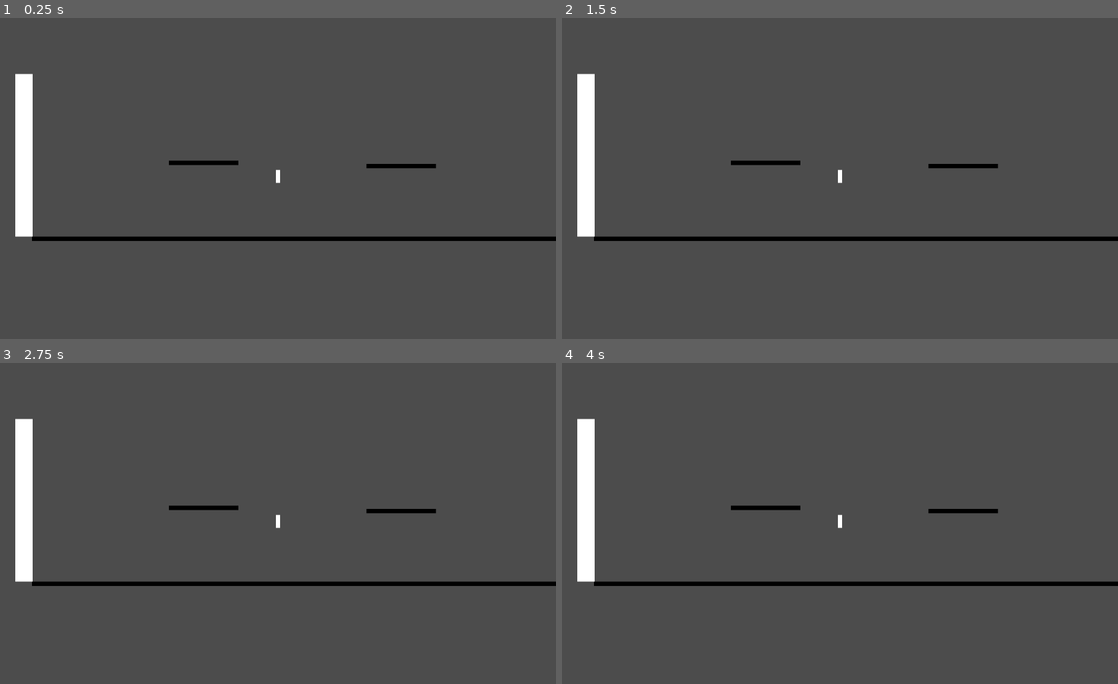
Above: before the commit, frames 1-4 (two rows, left to right).
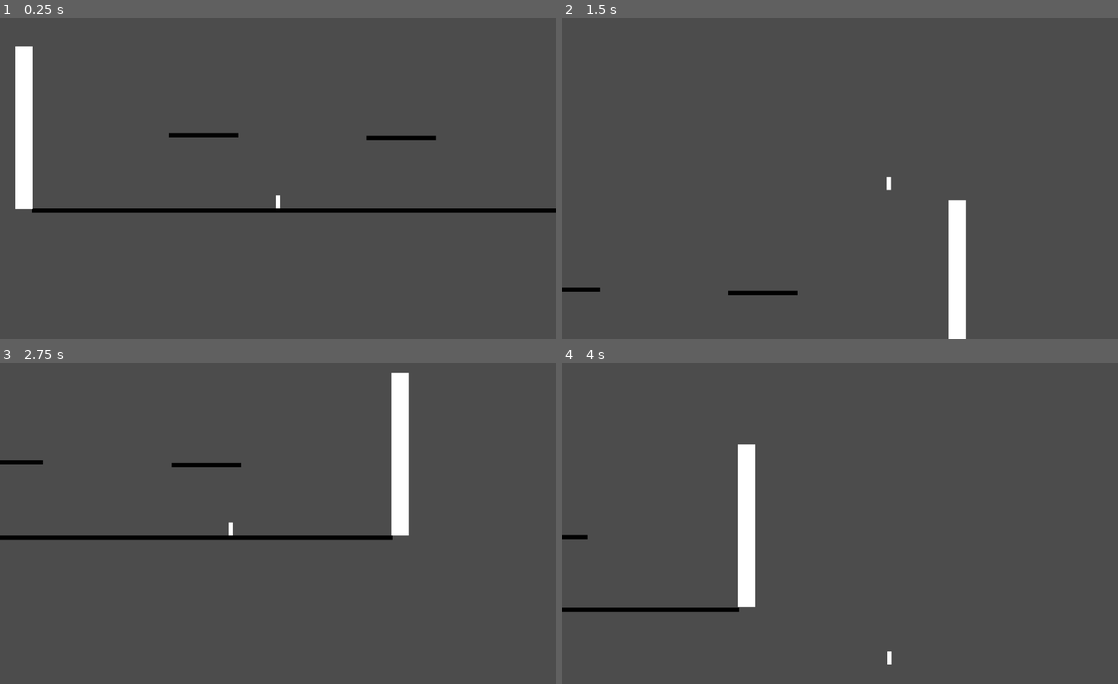
Above: after the commit, the same moments.

Repository: TylerZonies/LetsSmokeSomeWeed
Game: Godot game, scene res://Scenes/Levels/Level1.tscn
Same seed, same stepped clock (60 frames per second), same inputs: the game is played once before the commit and once after it.
Inputs:
- Up to frame 1 (0.25 s): no input
- Up to frame 2 (1.5 s): hold D (right) from 0.53 s (still down); tap Space (attack, bound only after the commit) at 0.6 s; tap W (jump) at 0.77, 0.8, 1.07, 1.35 s
- Up to frame 3 (2.75 s): tap W (jump) at 1.52, 1.82, 2.3 s; tap Space (attack, bound only after the commit) at 1.55, 2.1 s; release D (right) at 2.03 s; hold A (left) from 2.03 s (still down)
- Up to frame 4 (4 s): release A (left) at 2.78 s; hold D (right) from 2.78 s (still down); tap Space (attack, bound only after the commit) at 2.85 s; tap W (jump) at 3.02, 3.32, 3.6, 3.77 s

The runs differ from the first frame. In frame 1, 4.0% of the frame differs, in the area x 2-100%, y 8-70%; in frame 2, 5.1%; in frame 3, 6.3%, in the area x 0-100%, y 3-70%; in frame 4, 5.4%.
Error before the commit: Parse Error: The identifier "jump_count" isn't declared in the current scope. (res://Scenes/Characters/MainChar.gd:45)

Commit message:
added basic jab

Diff:
--- /dev/null
+++ b/Area2D.gd
@@ -0,0 +1 @@
+extends Area2D
--- /dev/null
+++ b/Scenes/Attacks/Attack.gd
@@ -0,0 +1,22 @@
+extends Area2D
+class_name Attack
+
+export (int) var damage
+export (int) var startup_frames
+export (int) var active_frames
+export (int) var recovery_frames
+
+func _on_hit():
+	pass
+
+func _animate():
+	if Input.is_action_just_pressed('attack'):
+		print('punch')
+		$AnimationPlayer.play("Jab")
+
+func start():
+	pass
+
+
+func _on_Jab_body_entered(body):
+	print(body)
--- /dev/null
+++ b/Scenes/Attacks/Attack.tscn
@@ -0,0 +1,6 @@
+[gd_scene load_steps=2 format=2]
+
+[ext_resource path="res://Scenes/Attacks/Attack.gd" type="Script" id=1]
+
+[node name="Attack" type="Area2D"]
+script = ExtResource( 1 )
--- a/Scenes/Characters/MainChar.gd
+++ b/Scenes/Characters/MainChar.gd
@@ -10,11 +10,13 @@
 export var air_speed = 200
 export var jumps = 2
 
+var jump_count
 
 func _physics_process(delta):
 	apply_gravity()
 	move(is_on_floor())
 	jump()
+	$Polygon2D/Jab._animate()
 	move_and_slide(motion, UP)
 
 
@@ -40,7 +42,9 @@
 
 func jump():
 	if is_on_floor():
-		var jump_count = jumps
+		jump_count = jumps
+	elif jumps == jump_count:
+		jump_count = jumps - 1
 	if Input.is_action_just_pressed('jump'):
 		if jump_count > 0:
 			motion.y = -jump_speed
--- a/Scenes/Characters/MainChar.tscn
+++ b/Scenes/Characters/MainChar.tscn
@@ -1,6 +1,50 @@
-[gd_scene load_steps=2 format=2]
+[gd_scene load_steps=5 format=2]
 
 [ext_resource path="res://Scenes/Characters/MainChar.gd" type="Script" id=1]
+[ext_resource path="res://Scenes/Attacks/Attack.gd" type="Script" id=2]
+
+[sub_resource type="RectangleShape2D" id=1]
+extents = Vector2( 18.7205, 10 )
+
+[sub_resource type="Animation" id=2]
+resource_name = "Jab"
+length = 0.5
+tracks/0/type = "value"
+tracks/0/path = NodePath("Polygon2D/Jab/Polygon2D:scale")
+tracks/0/interp = 1
+tracks/0/loop_wrap = true
+tracks/0/imported = false
+tracks/0/enabled = true
+tracks/0/keys = {
+"times": PoolRealArray( 0, 0.1, 0.3, 0.5 ),
+"transitions": PoolRealArray( 1, 1, 1, 1 ),
+"update": 0,
+"values": [ Vector2( 0.2, 1 ), Vector2( 1, 1 ), Vector2( 1, 1 ), Vector2( 0.2, 1 ) ]
+}
+tracks/1/type = "value"
+tracks/1/path = NodePath("Polygon2D/Jab/CollisionShape2D:disabled")
+tracks/1/interp = 1
+tracks/1/loop_wrap = true
+tracks/1/imported = false
+tracks/1/enabled = true
+tracks/1/keys = {
+"times": PoolRealArray( 0.1, 0.3 ),
+"transitions": PoolRealArray( 1, 1 ),
+"update": 1,
+"values": [ false, true ]
+}
+tracks/2/type = "value"
+tracks/2/path = NodePath("Polygon2D/Jab/Polygon2D:visible")
+tracks/2/interp = 1
+tracks/2/loop_wrap = true
+tracks/2/imported = false
+tracks/2/enabled = true
+tracks/2/keys = {
+"times": PoolRealArray( 0, 0.5 ),
+"transitions": PoolRealArray( 1, 1 ),
+"update": 1,
+"values": [ true, false ]
+}
 
 [node name="MainChar" type="KinematicBody2D"]
 script = ExtResource( 1 )
@@ -14,7 +58,26 @@
 [node name="Polygon2D" type="Polygon2D" parent="."]
 polygon = PoolVector2Array( -8, -24, -8, 24, 8, 24, 8, -24 )
 
+[node name="Jab" type="Area2D" parent="Polygon2D"]
+collision_layer = 8
+script = ExtResource( 2 )
+
+[node name="CollisionShape2D" type="CollisionShape2D" parent="Polygon2D/Jab"]
+visible = false
+position = Vector2( 32.1188, -0.291992 )
+shape = SubResource( 1 )
+disabled = true
+
+[node name="Polygon2D" type="Polygon2D" parent="Polygon2D/Jab"]
+visible = false
+scale = Vector2( 0.2, 1 )
+polygon = PoolVector2Array( 13.4647, -10.2069, 13.7567, 9.35637, 51.1313, 9.64836, 50.8393, -10.2069 )
+
+[node name="AnimationPlayer" type="AnimationPlayer" parent="Polygon2D/Jab"]
+anims/Jab = SubResource( 2 )
+
 [node name="Camera2D" type="Camera2D" parent="."]
 current = true
 zoom = Vector2( 2, 2 )
 smoothing_enabled = true
+[connection signal="body_entered" from="Polygon2D/Jab" to="Polygon2D/Jab" method="_on_Jab_body_entered"]
--- a/project.godot
+++ b/project.godot
@@ -8,9 +8,14 @@
 
 config_version=4
 
-_global_script_classes=[  ]
+_global_script_classes=[ {
+"base": "Area2D",
+"class": "Attack",
+"language": "GDScript",
+"path": "res://Scenes/Attacks/Attack.gd"
+} ]
 _global_script_class_icons={
-
+"Attack": ""
 }
 
 [application]
@@ -36,10 +41,21 @@
 jump={
 "deadzone": 0.5,
 "events": [ Object(InputEventKey,"resource_local_to_scene":false,"resource_name":"","device":0,"alt":false,"shift":false,"control":false,"meta":false,"command":false,"pressed":false,"scancode":87,"unicode":0,"echo":false,"script":null)
-, Object(InputEventKey,"resource_local_to_scene":false,"resource_name":"","device":0,"alt":false,"shift":false,"control":false,"meta":false,"command":false,"pressed":false,"scancode":32,"unicode":0,"echo":false,"script":null)
 , Object(InputEventKey,"resource_local_to_scene":false,"resource_name":"","device":0,"alt":false,"shift":false,"control":false,"meta":false,"command":false,"pressed":false,"scancode":16777232,"unicode":0,"echo":false,"script":null)
  ]
 }
+attack={
+"deadzone": 0.5,
+"events": [ Object(InputEventKey,"resource_local_to_scene":false,"resource_name":"","device":0,"alt":false,"shift":false,"control":false,"meta":false,"command":false,"pressed":false,"scancode":32,"unicode":0,"echo":false,"script":null)
+ ]
+}
+
+[layer_names]
+
+2d_render/layer_1="player"
+2d_render/layer_2="environment"
+2d_render/layer_3="enemy"
+2d_render/layer_4="attack"
 
 [rendering]
 
